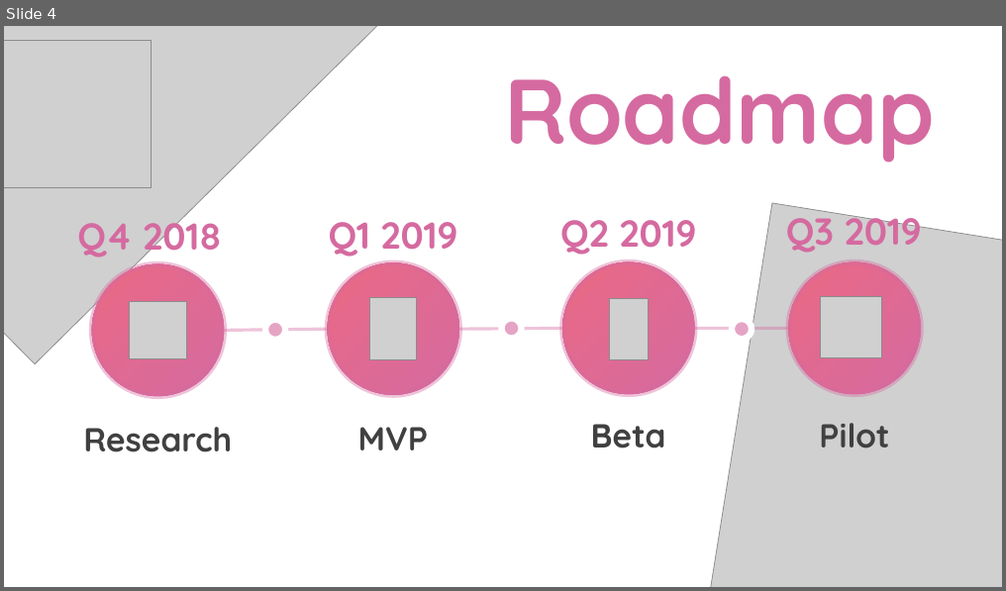
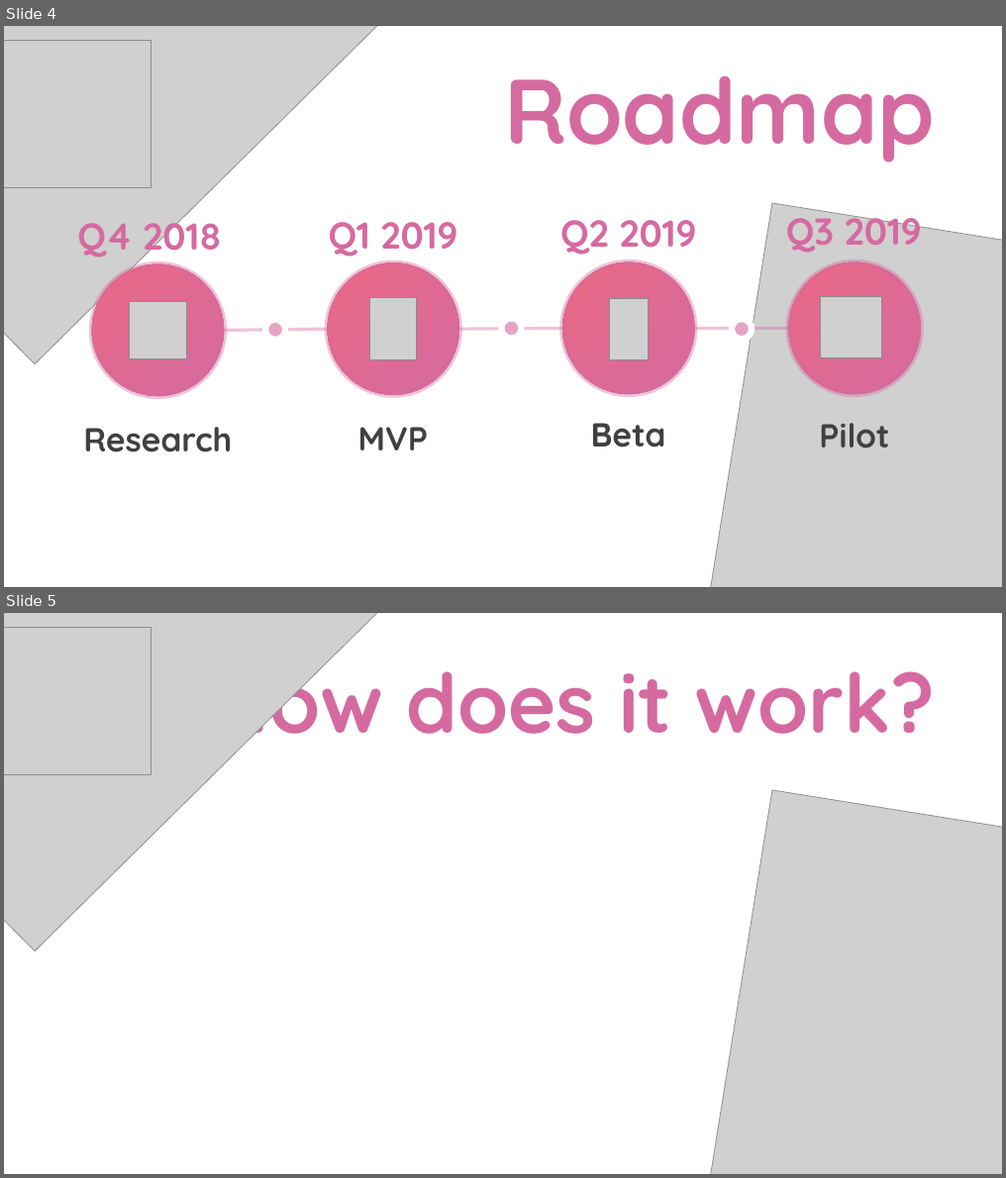
Before and after one commit to DeliriumProducts/luncher-box, a slide deck: presentation/softuniada/presentation.pptx. Shown one above the other, each under a label of ours: slide 4 before the commit, slides 4 and 5 after it. The pictures are 1006x591 and 1006x1178 pixels, drawn with LibreOffice and Linux fonts; fonts in the diff are those of the drawing; grey boxes stand for pictures. Boxes give left, top, right and bottom in pixels: in the first picture for what was removed or moved away, otherwise in the second. Text is boxed around its words. In the diff, an @@ line names an element or a change of style, - is before the commit and + after.

```diff
--- a/presentation/softuniada/presentation.pptx
+++ b/presentation/softuniada/presentation.pptx
@@ slide 5 added at bbox=[4, 613, 1002, 1174], background #FFFFFF @@
@@ picture added at bbox=[4, 613, 429, 951] @@
@@ picture added at bbox=[4, 628, 151, 774] @@
@@ title added at bbox=[211, 648, 935, 755], 79.2 pt, text gradient #D56AA0 to #EA6984, bold @@
+How does it work?
@@ picture added at bbox=[684, 790, 1002, 1174] @@
```
